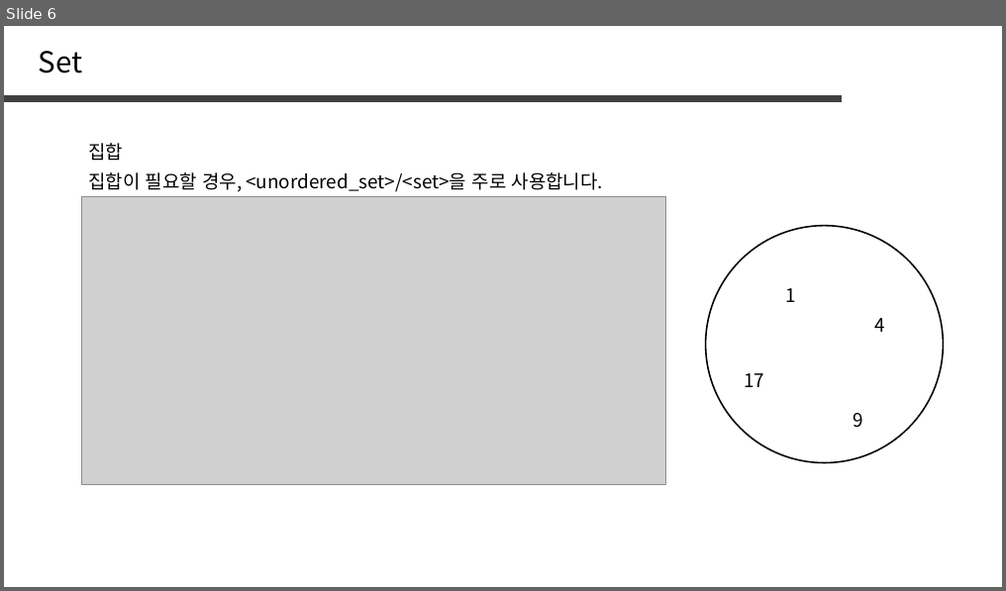
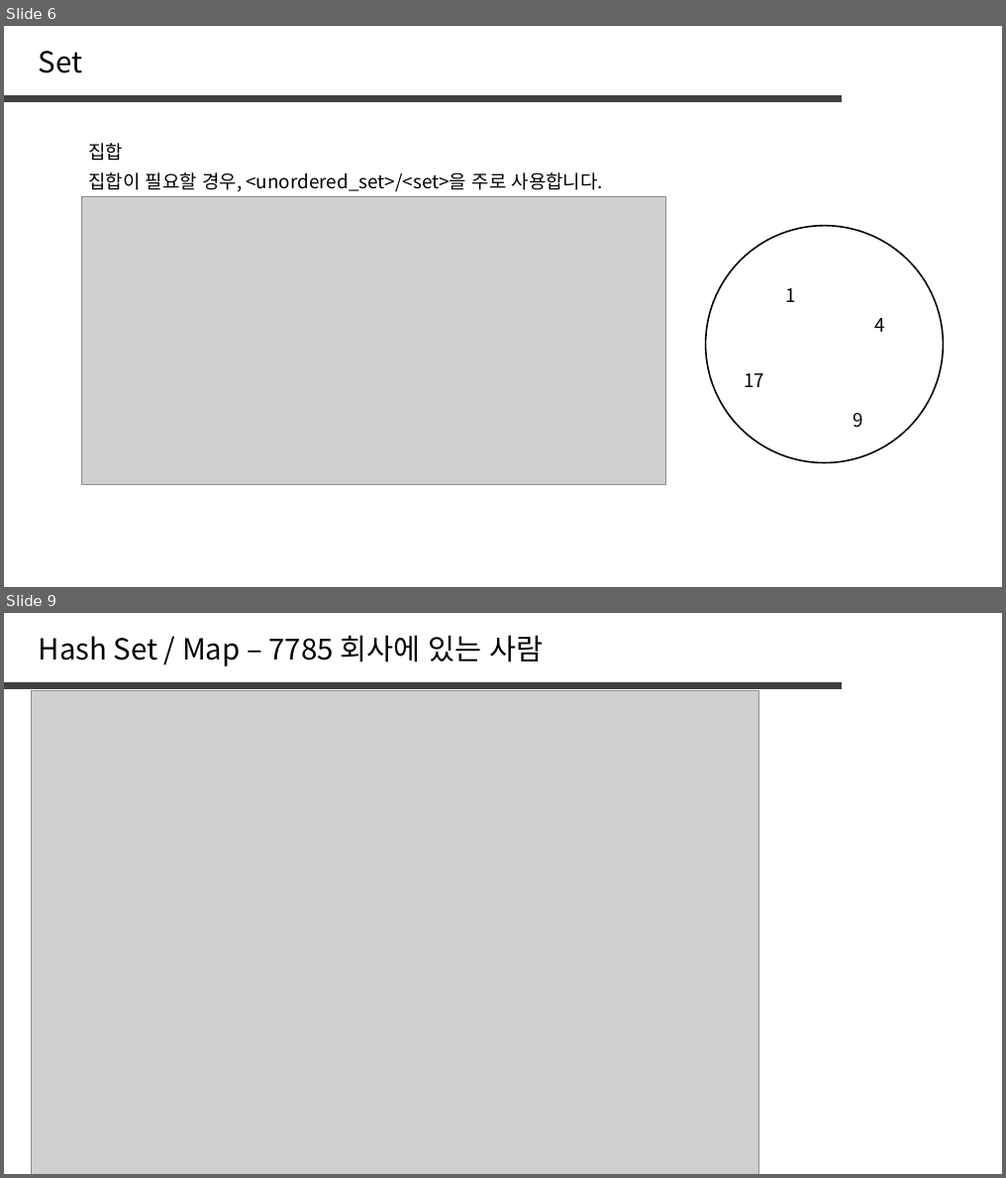
Before and after one commit to jaehoo1/PS-study, a slide deck: study/15_Hash Set, Hash Map.pptx. Shown one above the other, each under a label of ours: slide 6 before the commit, slides 6 and 9 after it; the slides between them are not shown. The pictures are 1006x591 and 1006x1178 pixels, drawn with LibreOffice and Linux fonts; fonts in the diff are those of the drawing; grey boxes stand for pictures. Boxes give left, top, right and bottom in pixels: in the first picture for what was removed or moved away, otherwise in the second. Text is boxed around its words. In the diff, an @@ line names an element or a change of style, - is before the commit and + after.

```diff
--- a/study/15_Hash Set, Hash Map.pptx
+++ b/study/15_Hash Set, Hash Map.pptx
@@ slide 9 added at (x1=4, y1=613, x2=1002, y2=1174), background #FFFFFF @@
@@ text added at (x1=39, y1=635, x2=544, y2=666), 28 pt, text #000000 @@
+Hash Set / Map – 7785 회사에 있는 사람
@@ line added from (4, 685) to (843, 685), #404040 6 pt @@
@@ picture added at (x1=31, y1=691, x2=758, y2=1174) @@
```
Also in this commit, not shown: 1 slide changed, 2 other slides added, 13 slides removed.
